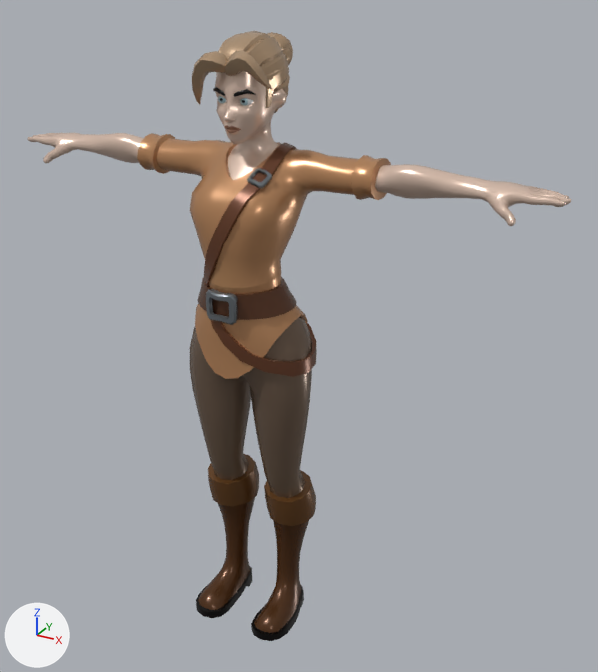
The glTF model public/avatar/models/hair/sm_female_hair_01.glb: old version first, new version second.
Rendered twice from a 50 mm camera at (1.248, -1.966, 2.03) aimed at (0.111, 0.103, 0.995). The lights are fixed; the arrows at lower left show +X, +Y and +Z. The first picture is the older version. Where no turn or scale is listed for an object, it has been applied to the vertices.

The first picture shows 'SM_Female_Base_Arms', 'SM_Female_Base_Body', 'SM_Female_Base_Boots', 'SM_Female_Base_Legs', 'SM_Female_Body_Face_01', 'SM_Female_Hair_01'.
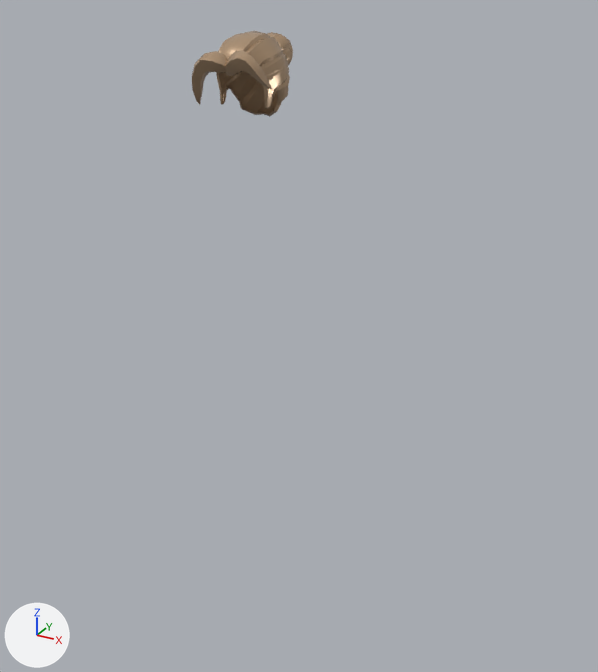
Where the change shows, as pixel boxes [x1, y1, x2, y2] in the pictures (598 x 672 px):
'SM_Female_Base_Body', no longer drawn (brown)
    before: [137, 133, 391, 325]
'SM_Female_Base_Legs', no longer drawn (brown)
    before: [190, 304, 317, 498]
'SM_Female_Base_Boots', no longer drawn (brown)
    before: [196, 454, 316, 641]
'SM_Female_Base_Arms', no longer drawn
    before: [27, 133, 571, 226]
'SM_Female_Body_Face_01', no longer drawn (brown)
    before: [213, 71, 287, 180]
    faces in mat_m_skin: [215, 71, 287, 180]
    faces in mat_m_texture: [218, 96, 253, 133]
    faces in mat_m_hair: [213, 87, 256, 97]

The change in detail:
Object 'SM_Female_Base_Arms' (ob_sm_female_base_arms) now shows nothing instead of me_sm_female_base_arms.
Object 'SM_Female_Base_Body' (ob_sm_female_base_body) now shows nothing instead of me_sm_female_base_body.
Object 'SM_Female_Base_Boots' (ob_sm_female_base_boots) now shows nothing instead of me_sm_female_base_boots.
Object 'SM_Female_Base_Legs' (ob_sm_female_base_legs) now shows nothing instead of me_sm_female_base_legs.
Object 'SM_Female_Body_Face_01' (ob_sm_female_body_face_01) now shows nothing instead of me_sm_female_body_face_01.
